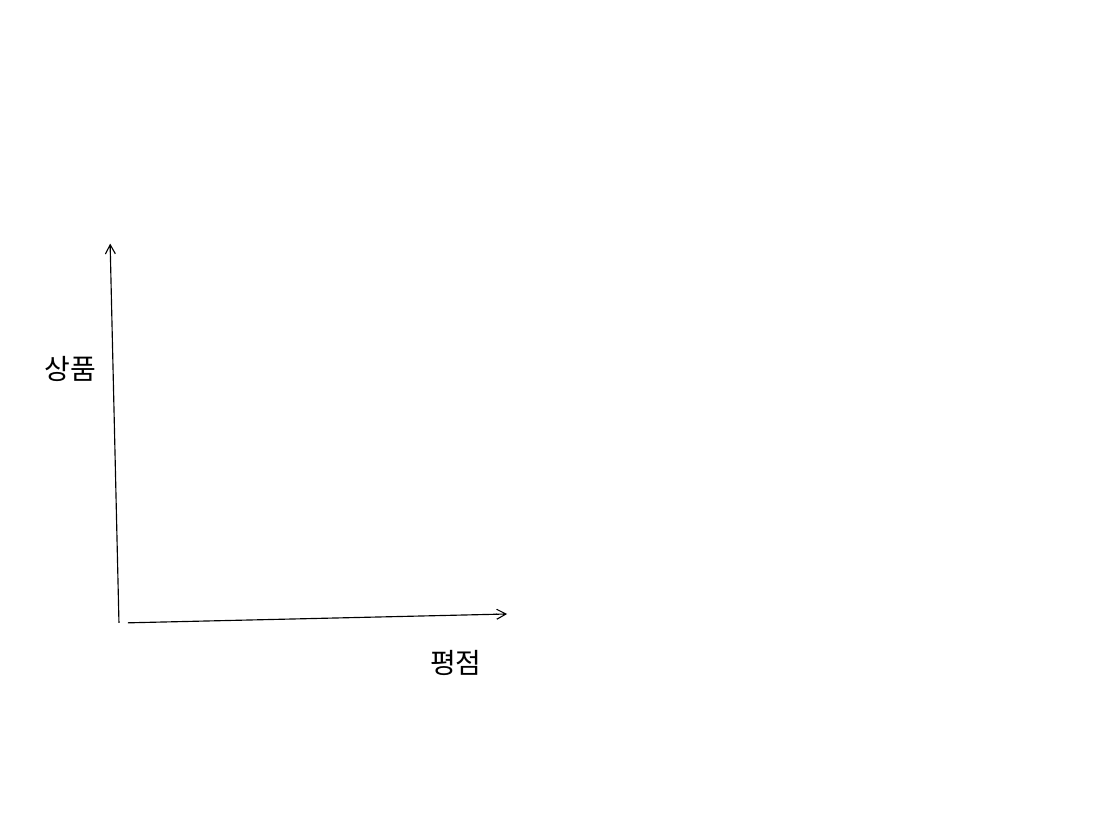
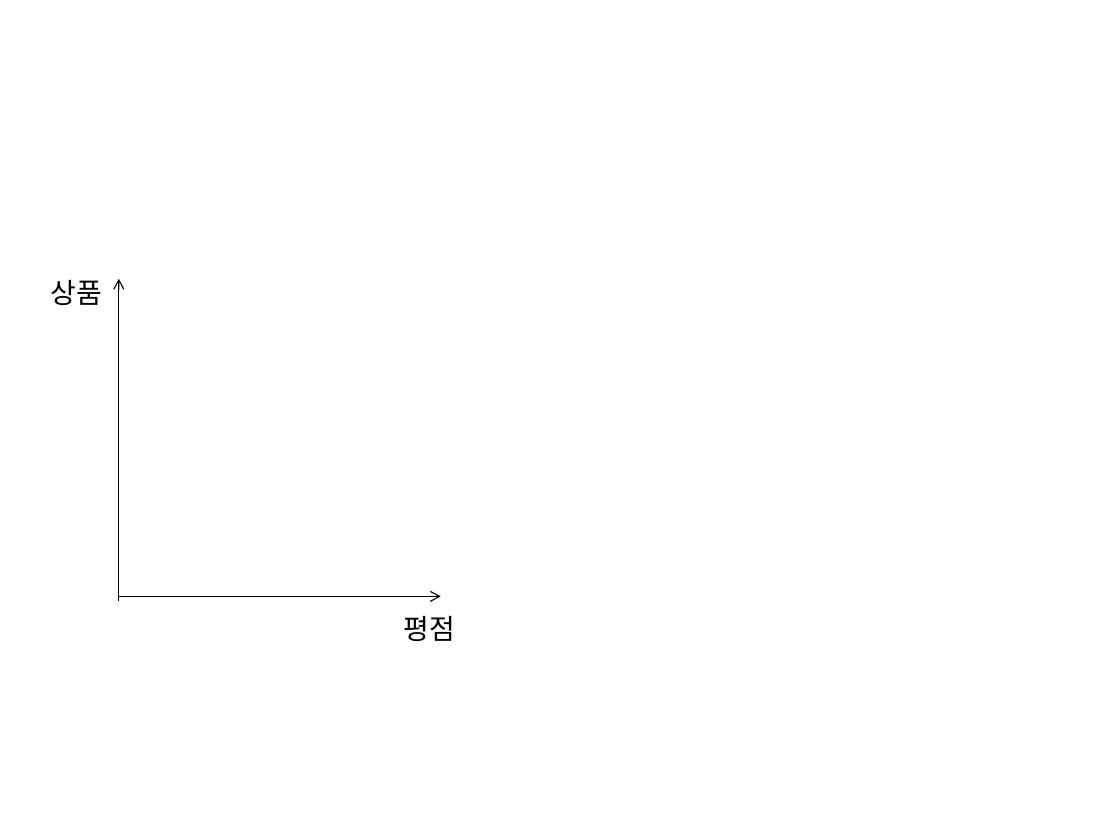
Before and after one commit to ehdgns21/recommend_movie_music_etc, a slide deck: slide 9 of 음악추천시스템.pptx. Drawn at 1120x840 pixels with LibreOffice and Linux fonts; fonts in the diff are those of the drawing. Boxes give left, top, right and bottom in pixels: in the first picture for what was removed or moved away, otherwise in the second. Text is boxed around its words. In the diff, an @@ line names an element or a change of style, - is before the commit and + after.

```diff
--- a/음악추천시스템.pptx
+++ b/음악추천시스템.pptx
@@ text "상품": place and size @@
-text "상품" at (45,356,97,381)
+text "상품" at (51,280,103,305)
@@ arrow moved from (119, 623) - (110, 244) to (119, 600) - (119, 279) @@
@@ arrow moved from (128, 623) - (507, 614) to (119, 596) - (440, 596) @@
@@ text "평점": place and size @@
-text "평점" at (430,650,482,675)
+text "평점" at (403,616,455,641)
```
